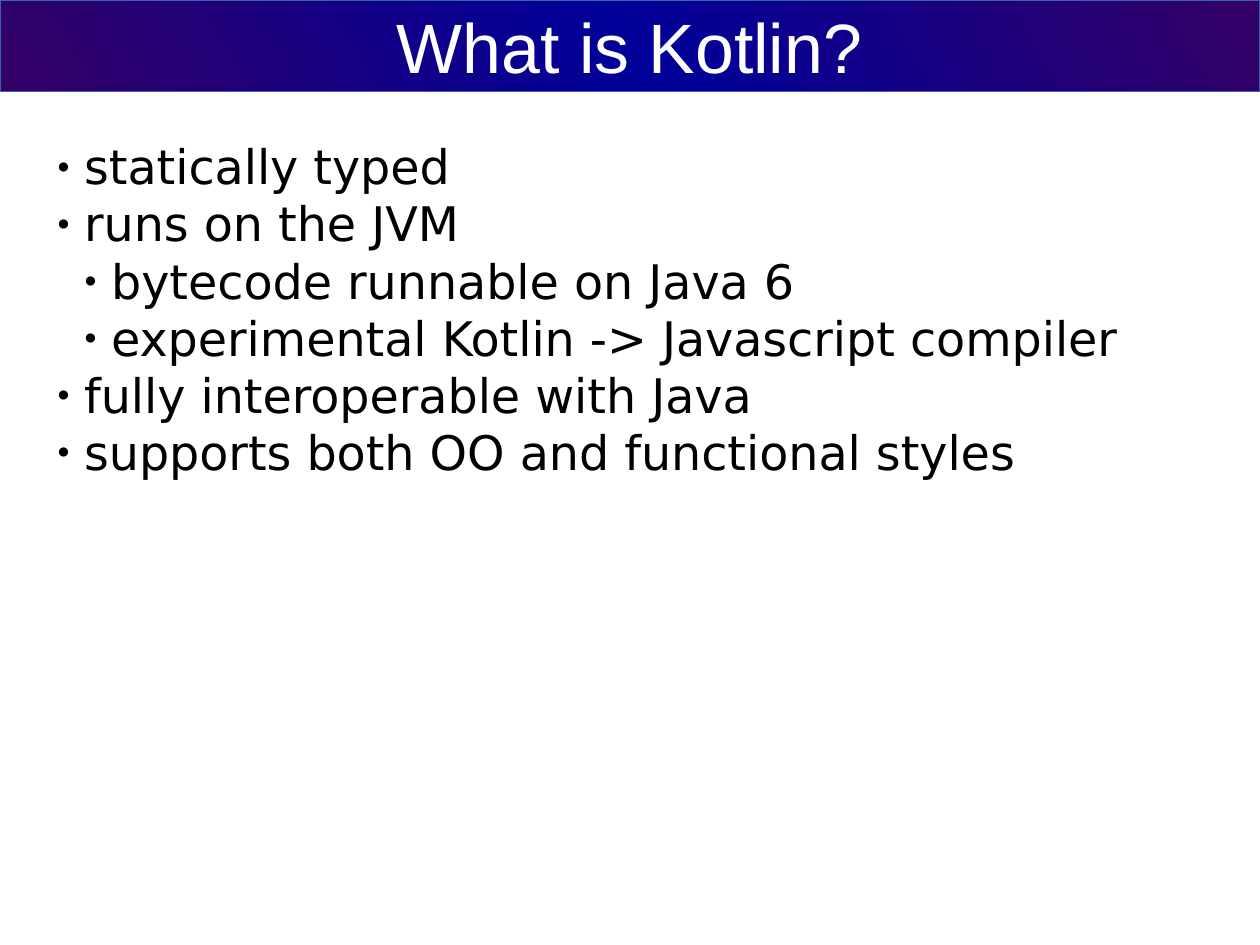
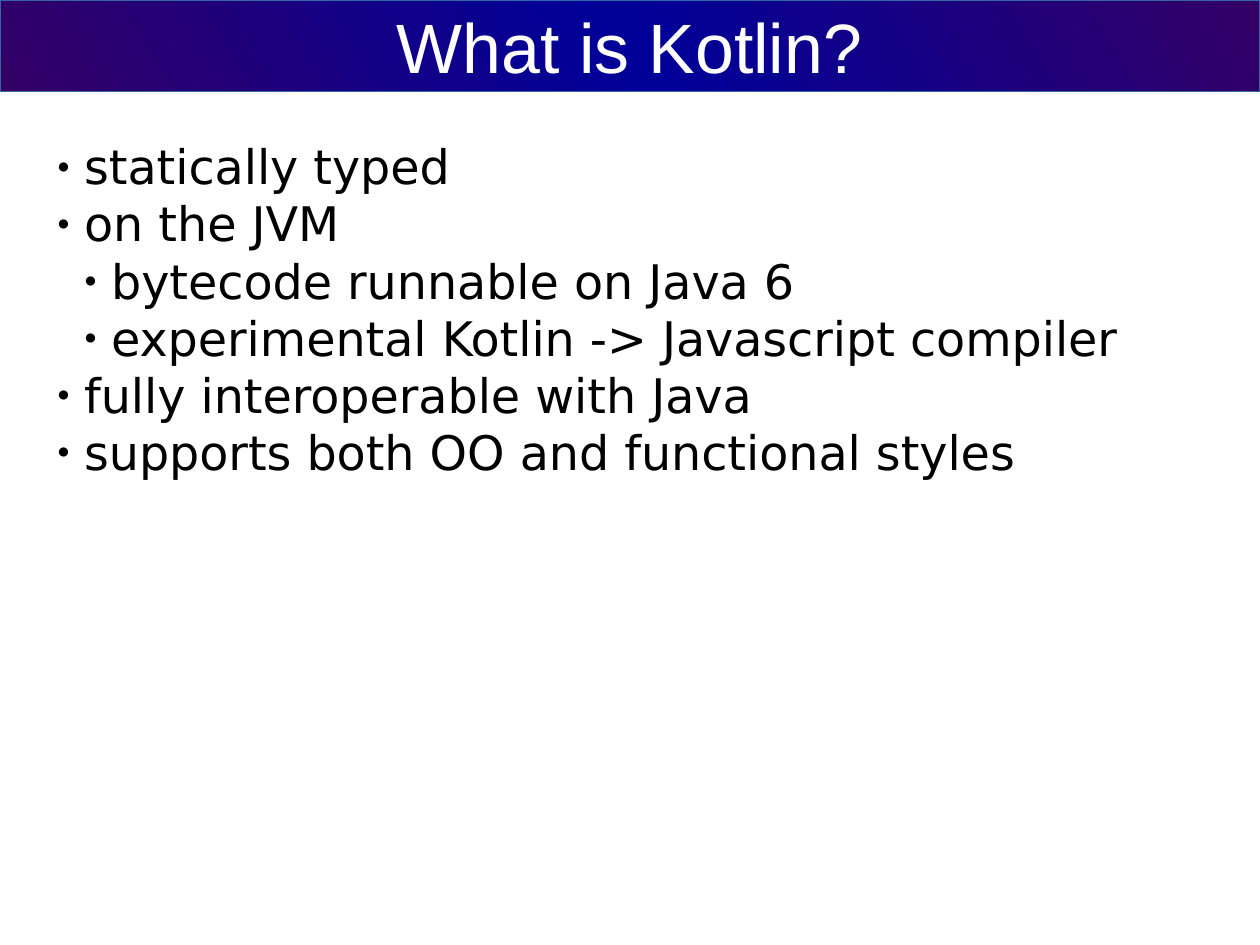
Before and after one commit to cvmocanu/kotlin-presentation, a slide deck: slide 4 of kotlin-presentation.odp. Drawn at 1260x945 pixels with LibreOffice and Linux fonts; fonts in the diff are those of the drawing. Boxes give left, top, right and bottom in pixels: in the first picture for what was removed or moved away, otherwise in the second. Text is boxed around its words. In the diff, an @@ line names an element or a change of style, - is before the commit and + after.

```diff
--- a/kotlin-presentation.odp
+++ b/kotlin-presentation.odp
@@ subtitle at <box>84,204,340,251</box>: text changed @@
-● runs on the JVM
+● on the JVM
```
Also in this commit, not shown: 2 other slides changed, 2 slides added, 1 slide removed.
